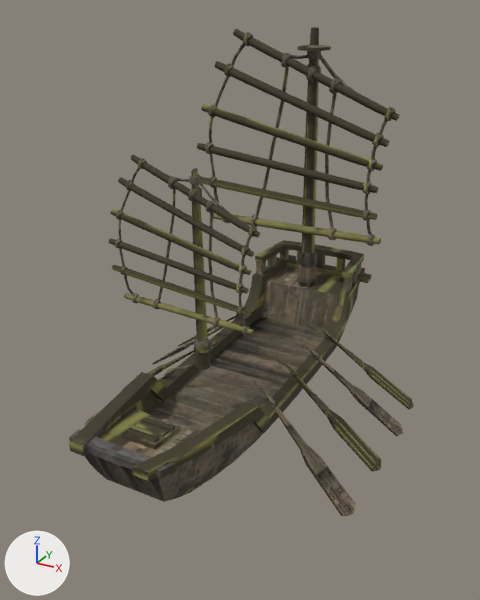
Renders of the glTF model public/assets/unit-models/265-doujian.glb from each side of a commit.
Both versions are drawn from a camera (50 mm lens) standing at (4.4, -7.61, 5.75) and looking at (-0.11, 0.6, 1.65). Lighting does not change. The marker at lower left points along +X, +Y and +Z. The picture after the commit comes second. Vertices at exactly the same position are counted once.
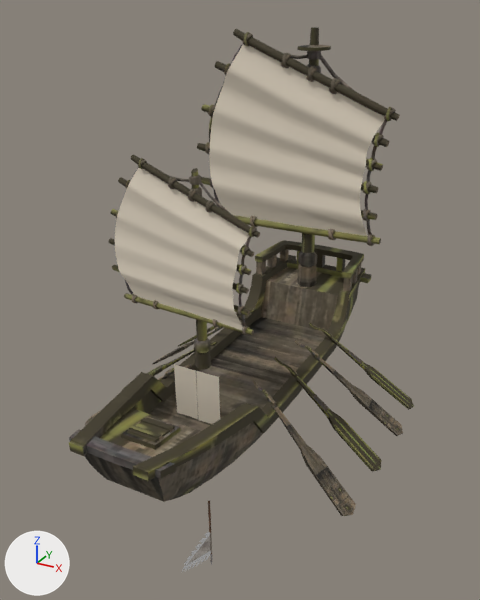
What the commit changed:
Picture 'Image_1' (img_image_1) is new.
Material 'Material_1' (mat_material_1) is new.
Its texture is img_image_1.
Its metallic is 0.05.
Its roughness is 0.85.
Material 'Material_2' (mat_material_2) is new.
Its base color is (0.72, 0.64, 0.52) (pale yellow #ddd1bf).
Its metallic is 0.05.
Its roughness is 0.9.
me_mesh_0 is used by ob_mesh_0; location (0.0, 0.0, 0.0).
Verts and faces of me_mesh_0; kept vertices keep their numbers, new ones are numbered from 3056.
me_mesh_0 had 3056 vertices, 5536 faces and spanned x -2.41..2.4, y -2.81..3.87, z -0.56..5.47.
me_mesh_0 now has 3330 vertices, 5885 faces and spans x -2.41..2.4, y -2.81..3.87, z -2.65..5.47.
me_mesh_0 part 1: a new loose piece of 65 vertices spanning x 0.0, y -1.43..-0.57, z -2.4..-1.85, in mat_material_1 (picture img_image_1).
me_mesh_0 part 2: a new loose piece of 60 vertices spanning x -1.23..0.82, y -0.95..-0.77, z 1.93..3.95, in mat_material_2 (pale yellow #ddd1bf).
me_mesh_0 part 3: a new loose piece of 60 vertices spanning x -1.89..1.34, y 2.63..2.84, z 2.14..5.34, in mat_material_2 (pale yellow #ddd1bf).
me_mesh_0 part 4: a new loose piece of 15 vertices spanning x 0.01..0.37, y -0.86..-0.83, z 0.36..1.17, in mat_material_2 (pale yellow #ddd1bf).
me_mesh_0 part 5: a new loose piece of 15 vertices spanning x -0.36..0.0, y -0.86..-0.83, z 0.36..1.17, in mat_material_2 (pale yellow #ddd1bf).
Part 6, on me_mesh_0:
New vertex 3056 is at (0.0, -0.62, -1.29), pixel (208, 501).
New vertex 3057 is at (-0.02, -0.61, -1.29), pixel (207, 501).
New vertex 3058 is at (-0.02, -0.59, -1.29), pixel (208, 500).
New vertex 3059 is at (0.0, -0.58, -1.29), pixel (209, 500).
New vertices 3060 to 3063 stand at vertices 3056 to 3059, in that order, plus (0.0, 0.03, -1.1).
New vertex 3064 is at (0.01, -0.58, -2.39), pixel (211, 554).
New vertex 3065 is at (0.02, -0.59, -1.29), pixel (210, 501).
New vertex 3066 is at (0.01, -0.56, -2.39), pixel (212, 553).
New vertex 3067 is at (0.02, -0.61, -1.29), pixel (209, 501).
New faces: (3056, 3061, 3060), (3057, 3062, 3061), (3056, 3060, 3064), (3064, 3066, 3065), (3058, 3063, 3062), (3059, 3066, 3063) (mat_material_1 (picture img_image_1)).
New faces: (3056, 3057, 3061), (3058, 3059, 3063), (3057, 3058, 3062), (3064, 3065, 3067), (3056, 3064, 3067), (3059, 3065, 3066) (mat_material_1 (picture img_image_1)).
New faces: (3058, 3065, 3059), (3056, 3067, 3057), (3057, 3067, 3065), (3057, 3065, 3058) (mat_material_1 (picture img_image_1)).
Other edits to the shape of me_mesh_0 do not show in these pictures.
me_mesh_0 gains material mat_material_1 (picture img_image_1).
me_mesh_0 gains material mat_material_2 (pale yellow #ddd1bf).

Where the change shows, as pixel boxes (x1, y1, x2, y2) in the pictures (480 x 600 px):
'Mesh_0', reshaped (11% taller): before (69, 27, 414, 516); after (69, 27, 414, 572)
part 1 of me_mesh_0, added: after (182, 532, 211, 572)
part 2 of me_mesh_0, added (pale yellow): after (115, 168, 249, 330)
part 3 of me_mesh_0, added (pale yellow): after (209, 44, 385, 236)
part 4 of me_mesh_0, added (pale yellow): after (196, 371, 220, 424)
part 5 of me_mesh_0, added (pale yellow): after (174, 365, 198, 419)
part 6 of me_mesh_0, added: after (208, 501, 212, 554)
